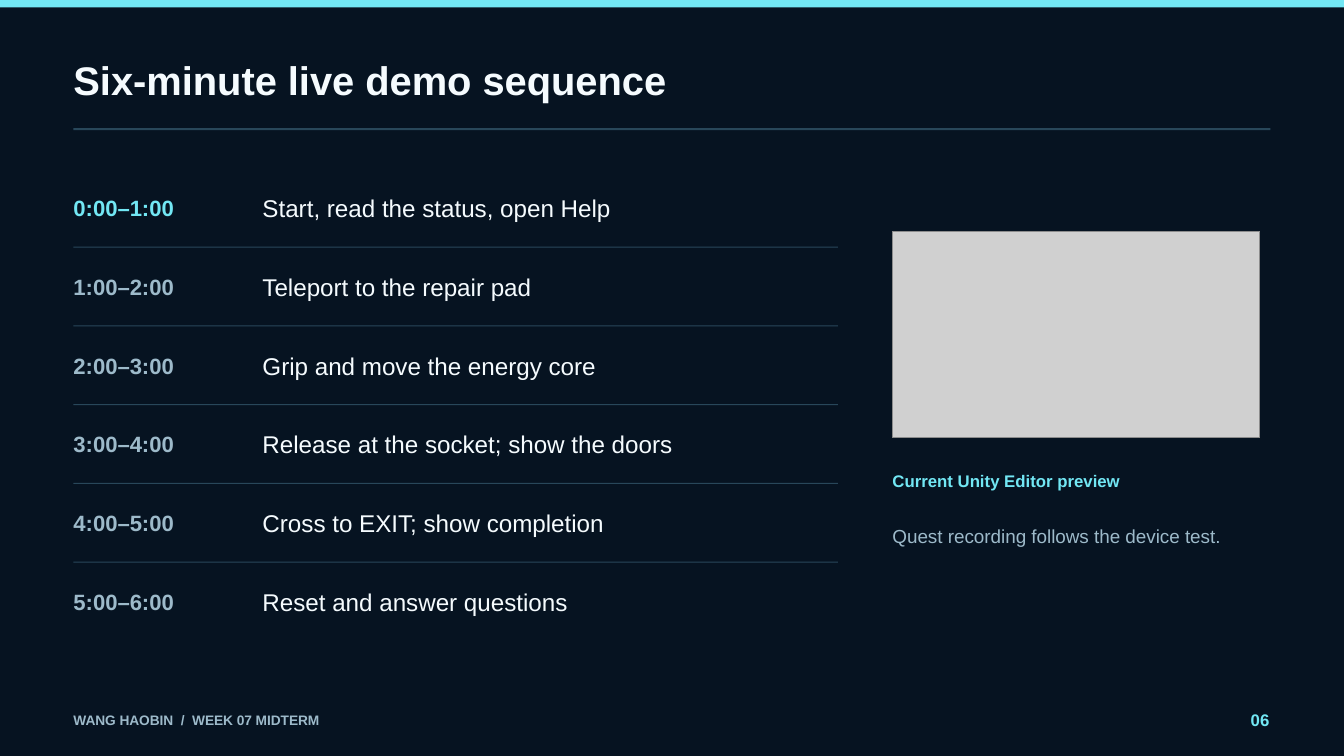
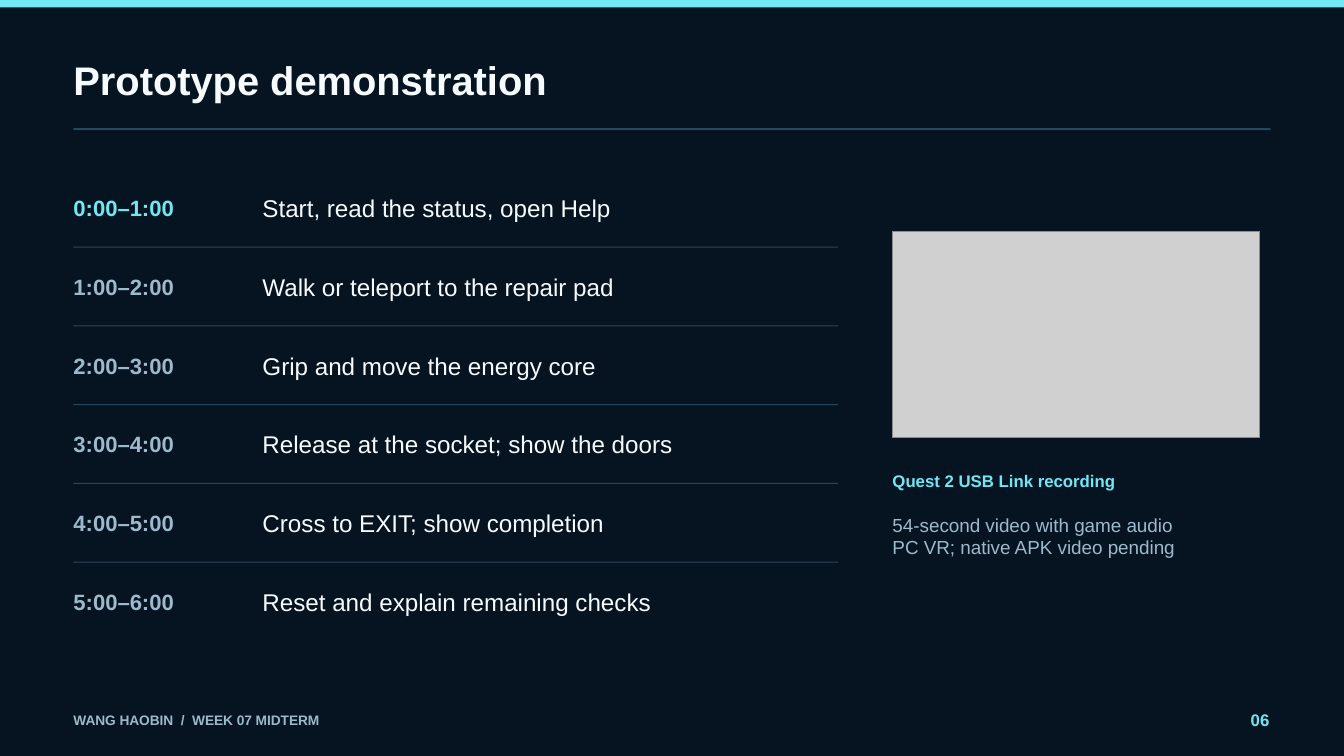
Before and after one commit to ChenMengLR/VR_Group_Project_2026_2, a slide deck: slide 6 of Docs/Week07/Wang_VR_Week07_Midterm.pptx. Drawn at 1344x756 pixels with LibreOffice and Linux fonts; fonts in the diff are those of the drawing; grey boxes stand for pictures. Boxes give left, top, right and bottom in pixels: in the first picture for what was removed or moved away, otherwise in the second. Text is boxed around its words. In the diff, an @@ line names an element or a change of style, - is before the commit and + after.

```diff
--- a/Docs/Week07/Wang_VR_Week07_Midterm.pptx
+++ b/Docs/Week07/Wang_VR_Week07_Midterm.pptx
@@ text at box(73, 66, 546, 104): text changed @@
-Six-minute live demo sequence
+Prototype demonstration
@@ text at box(262, 278, 613, 301): text changed @@
-Teleport to the repair pad
+Walk or teleport to the repair pad
@@ text at box(892, 475, 1115, 491): text changed @@
-Current Unity Editor preview
+Quest 2 USB Link recording
@@ text at box(892, 518, 1175, 558): text changed @@
-Quest recording follows the device test.
+54-second video with game audio
+PC VR; native APK video pending
@@ text at box(262, 593, 650, 616): text changed @@
-Reset and answer questions
+Reset and explain remaining checks
```
Also in this commit, not shown: 5 other slides changed, 29 other files.
